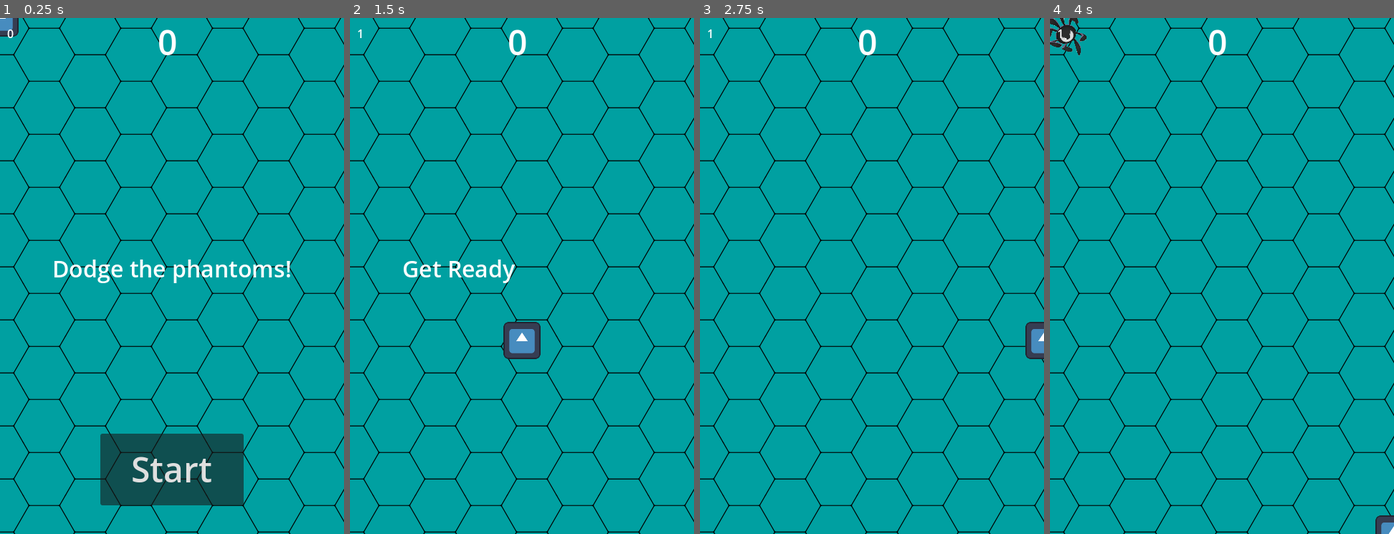
Above: before the commit, frames 1-4 (left to right).
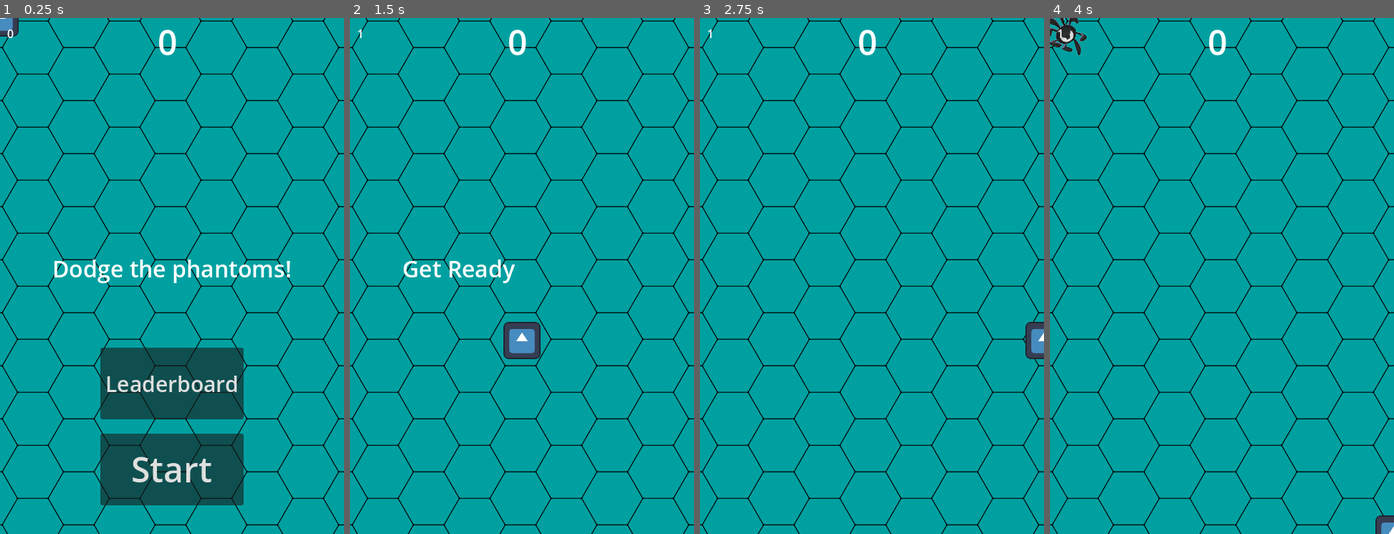
Above: after the commit, the same moments.

Repository: zacharyh9108/Dodgeball
Game: Godot game, scene res://main.tscn
The game is run twice, just before and just after one commit, with the same random seed, the same clock (stepped at 60 frames per second) and the same inputs. The engine's default icon, where the game draws it, is replaced by a stand-in: a white triangle on a blue panel in a dark square.
Inputs (mouse positions are in pixels of both pictures, inside the frame that each line leads up to):
- Up to frame 1 (0.25 s): no input
- Up to frame 2 (1.5 s): click (522, 384) at 0.5 s, where only the run after the commit has a clickable "Leaderboard"; click "Start" at 1.25 s
- Up to frame 3 (2.75 s): tap Enter (start_game, bound only before the commit) at 2 s; hold D (move_right) from 2.03 s (still down); hold Enter (start_game, bound only before the commit) from 2.03 s (still down)
- Up to frame 4 (4 s): release D (move_right) at 2.78 s; release Enter (start_game, bound only before the commit) at 2.78 s; hold S (move_down) 2.78-3.53 s; tap Enter (start_game, bound only before the commit) at 2.85 s; hold D (move_right) from 3.53 s (still down); hold Enter (start_game, bound only before the commit) from 3.53 s (still down)

The runs differ from the first frame. In frame 1, 15% of the frame differs, in the area x 0-100%, y 0-100%; in frame 2, 10%; in frame 3, 10%; in frame 4, 10%.

Commit message:
Add files via upload
Adjusted the background and created a leaderboard button

Diff:
--- a/hud.gd
+++ b/hud.gd
@@ -2,6 +2,7 @@
 
 # Notifies `Main` node that the button has been pressed
 signal start_game
+signal leaderboard
 
 # Called when the node enters the scene tree for the first time.
 func _ready():
@@ -25,6 +26,7 @@
 	$Message.show()
 	# Make a one-shot timer and wait for it to finish.
 	await get_tree().create_timer(1.0).timeout
+	$LeaderboardButton.show()
 	$StartButton.show()
 
 func update_score(score):
@@ -39,3 +41,7 @@
 
 func update_attempt(attempt):
 	$AttemptLabel.text = str(attempt)
+
+func _on_leaderboard_button_pressed():
+		$LeaderboardButton.hide()
+		leaderboard.emit()
--- a/hud.tscn
+++ b/hud.tscn
@@ -55,7 +55,24 @@
 theme_override_font_sizes/font_size = 48
 text = "Start"
 
+[node name="LeaderboardButton" type="Button" parent="."]
+custom_minimum_size = Vector2(200, 100)
+anchors_preset = 7
+anchor_left = 0.5
+anchor_top = 1.0
+anchor_right = 0.5
+anchor_bottom = 1.0
+offset_left = -100.0
+offset_top = -260.0
+offset_right = 100.0
+offset_bottom = -160.0
+grow_horizontal = 2
+grow_vertical = 0
+theme_override_font_sizes/font_size = 30
+text = "Leaderboard"
+
 [node name="MessageTimer" type="Timer" parent="."]
 
 [connection signal="pressed" from="StartButton" to="." method="_on_start_button_pressed"]
+[connection signal="pressed" from="LeaderboardButton" to="." method="_on_leaderboard_button_pressed"]
 [connection signal="timeout" from="MessageTimer" to="." method="_on_message_timer_timeout"]
--- a/main.gd
+++ b/main.gd
@@ -6,7 +6,7 @@
 
 # Called when the node enters the scene tree for the first time.
 func _ready():
-	if Input.is_action_pressed("start_game"):
+	if Input.is_action_pressed("start_game_input"):
 		new_game()
 
 # Called every frame. 'delta' is the elapsed time since the previous frame.
@@ -21,6 +21,7 @@
 	$DeathSound.play()
 
 func new_game():
+	$HUD/LeaderboardButton.hide()
 	attempt += 1
 	$HUD.update_attempt(attempt)
 	score = 0
--- a/main.tscn
+++ b/main.tscn
@@ -27,8 +27,11 @@
 color = Color(1.73271e-06, 0.628725, 0.629718, 1)
 
 [node name="TextureRect" type="TextureRect" parent="."]
-offset_right = 1280.0
-offset_bottom = 740.0
+anchors_preset = 15
+anchor_right = 1.0
+anchor_bottom = 1.0
+grow_horizontal = 2
+grow_vertical = 2
 texture = ExtResource("7_qvei2")
 
 [node name="MobTimer" type="Timer" parent="."]
--- a/project.godot
+++ b/project.godot
@@ -43,7 +43,7 @@
 "events": [Object(InputEventKey,"resource_local_to_scene":false,"resource_name":"","device":-1,"window_id":0,"alt_pressed":false,"shift_pressed":false,"ctrl_pressed":false,"meta_pressed":false,"pressed":false,"keycode":0,"physical_keycode":65,"key_label":0,"unicode":97,"echo":false,"script":null)
 ]
 }
-start_game={
+start_game_input={
 "deadzone": 0.5,
 "events": [Object(InputEventKey,"resource_local_to_scene":false,"resource_name":"","device":-1,"window_id":0,"alt_press …(182 unchanged characters)…
 ]
